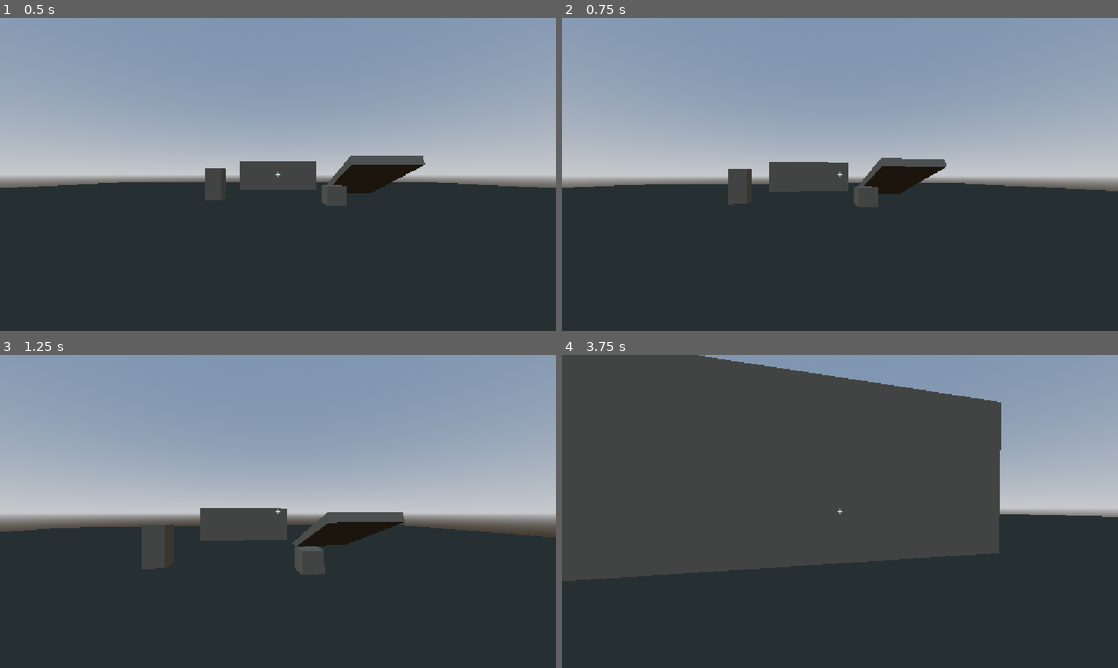
Above: before the commit, frames 1-4 (two rows, left to right).
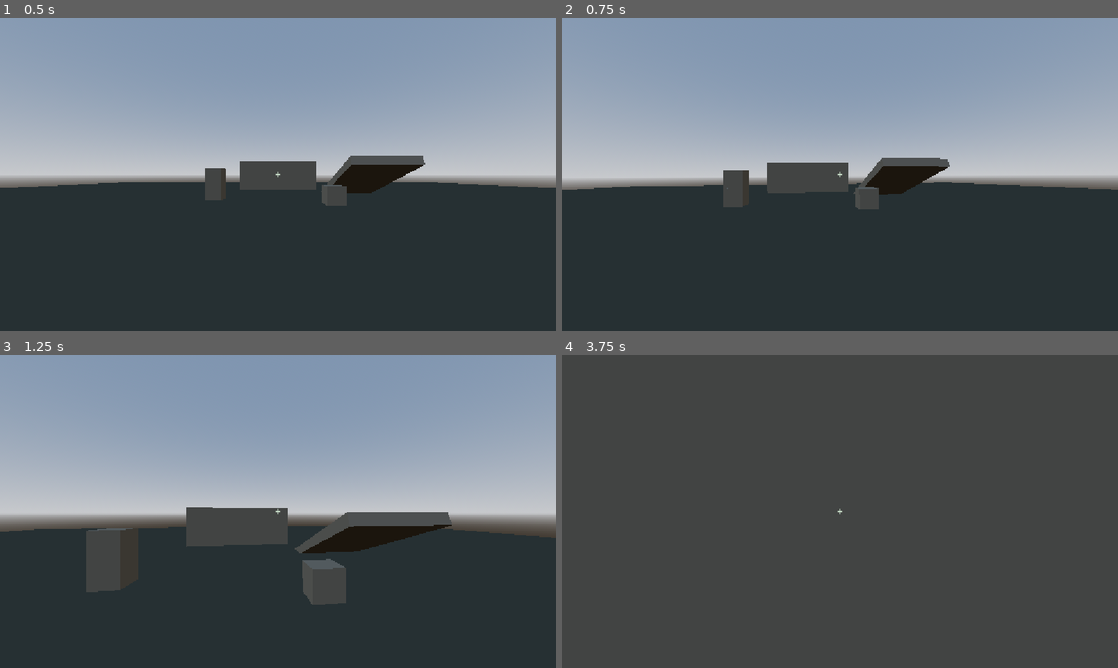
Above: after the commit, the same moments.

Repository: AlvinPlayz23/gs2
Game: Godot game, scene res://scenes/main.tscn
Two runs of this game, one before a commit and one after it. Both use one fixed random seed, a clock stepped at 60 frames per second and the inputs below.
Inputs (mouse positions are in pixels of both pictures, inside the frame that each line leads up to):
- Up to frame 1 (0.5 s): no input
- Up to frame 2 (0.75 s): tap Enter at 0.5 s; move the mouse to (867, 174) at 0.52 s; hold W (move_forward) from 0.53 s (still down); hold Shift (sprint) from 0.53 s (still down)
- Up to frame 3 (1.25 s): keep holding W (move_forward); keep holding Shift (sprint); tap Space (jump) at 0.77 s
- Up to frame 4 (3.75 s): keep holding W (move_forward); move the mouse to (812, 511) at 1.27 s; release Shift (sprint) at 1.28 s; tap Ctrl (crouch) at 1.35 s; tap Space (jump) at 1.52, 3.02 s; tap Shift (sprint) at 1.55, 2.85 s; move the mouse to (851, 505) at 2.02 s; hold Shift (sprint) 2.03-2.78 s; move the mouse to (834, 517) at 2.77 s; move the mouse to (878, 514) at 3.52 s; hold Ctrl (crouch) from 3.53 s (still down)

Frame 1 is identical in both runs. In frame 2, 0.7% of the frame differs, in the area x 0-100%, y 44-62%; in frame 3, 5.2%; in frame 4, 51%, in the area x 0-100%, y 0-100%.

Commit message:
movement polish + viewmodel-asset-pistol

Diff:
--- a/scripts/player.gd
+++ b/scripts/player.gd
@@ -10,6 +10,10 @@
 ## Crouch  Ctrl or C
 ## Escape  Release the mouse cursor (click the window to capture it again)
 ## [/codeblock]
+##
+## The camera also bobs and sways while walking, imitating how a real head moves
+## with each footstep. This is purely cosmetic: it never changes where the player
+## walks, what they collide with, or where they are looking.
 
 ## Horizontal speed in metres per second while walking.
 @export var walk_speed: float = 5.0
@@ -20,12 +24,14 @@
 ## Upward velocity applied when jumping, in metres per second. Combined with the
 ## project gravity of 20 m/s² this clears a little over one metre.
 @export var jump_velocity: float = 6.6
-## How fast the player reaches the desired speed while on the ground.
-@export var ground_acceleration: float = 12.0
+## How fast the player speeds up and changes direction while on the ground.
+## Higher values make the controls feel more direct and less "icy".
+@export var ground_acceleration: float = 30.0
 ## How fast the player reaches the desired speed while airborne.
 @export var air_acceleration: float = 3.0
-## How fast the player slides to a stop when no movement key is held.
-@export var ground_friction: float = 14.0
+## How fast the player slows to a stop when no movement key is held. Raise this
+## if the floor still feels slippery after letting go of the movement keys.
+@export var ground_friction: float = 60.0
 ## Mouse look sensitivity in radians per pixel of mouse movement.
 @export var mouse_sensitivity: float = 0.0025
 ## Maximum camera pitch, in degrees.
@@ -33,6 +39,31 @@
 ## Seconds spent blending between the standing and the crouched pose.
 @export var crouch_transition_time: float = 0.15
 
+@export_group("Camera Shake")
+## When disabled the camera stays perfectly still, even while walking.
+@export var camera_shake_enabled: bool = true
+## Distance in metres covered during one full shake cycle (a left step plus a
+## right step). Smaller values make the shake faster and busier.
+@export_range(0.5, 10.0, 0.1, "suffix:m") var bob_stride_length: float = 3.4
+## How far the camera rises and dips, in metres. Humans bob twice per cycle, so
+## the camera dips once per footstep.
+@export_range(0.0, 0.2, 0.005, "suffix:m") var bob_vertical_amount: float = 0.035
+## How far the camera sways from side to side, in metres.
+@export_range(0.0, 0.2, 0.005, "suffix:m") var bob_lateral_amount: float = 0.025
+## How far the camera tilts left and right, in degrees.
+@export_range(0.0, 5.0, 0.05, "suffix:°") var bob_roll_amount: float = 0.4
+## How far the camera nods up and down, in degrees.
+@export_range(0.0, 5.0, 0.05, "suffix:°") var bob_pitch_amount: float = 0.12
+## How quickly the shake fades in and out, so it never pops when starting or
+## stopping. Higher values snap faster.
+@export_range(0.5, 30.0, 0.5) var bob_fade_speed: float = 5.0
+
+## Movement slower than this does not shake the camera at all.
+const MIN_SHAKE_SPEED: float = 0.1
+## The shake never gets stronger than this multiple, so sprinting shakes 1.6x
+## as hard as walking at [member walk_speed].
+const MAX_SHAKE_WEIGHT: float = 1.6
+
 ## Full height of the collision capsule while standing, in metres.
 const STAND_HEIGHT: float = 1.8
 ## Full height of the collision capsule while crouching, in metres.
@@ -41,11 +72,19 @@
 const EYE_OFFSET_FROM_TOP: float = 0.2
 
 @onready var head: Node3D = $Head
+@onready var camera: Camera3D = $Head/Camera3D
 @onready var collision_shape: CollisionShape3D = $CollisionShape3D
 
 ## How far the current pose is between standing (0.0) and crouched (1.0).
 var _crouch_amount: float = 0.0
 var _capsule: CapsuleShape3D
+## Stride phase in radians, advanced by the distance the player travels.
+var _bob_phase: float = 0.0
+## How strongly the shake is applied right now (0.0 still, 1.0 walking).
+var _bob_weight: float = 0.0
+## The camera transform with no shake, restored whenever the player is still.
+var _camera_rest_position: Vector3
+var _camera_rest_rotation: Vector3
 
 
 func _ready() -> void:
@@ -54,6 +93,9 @@
 	else:
 		push_warning("Player expects a CapsuleShape3D on its CollisionShape3D.")
 	_apply_pose()
+	# Remember where the camera sits so the shake can always return to neutral.
+	_camera_rest_position = camera.position
+	_camera_rest_rotation = camera.rotation
 	# Grab the mouse right away so looking around works without clicking first.
 	Input.mouse_mode = Input.MOUSE_MODE_CAPTURED
 
@@ -78,6 +120,8 @@
 	_apply_gravity(delta)
 	_apply_movement(delta)
 	move_and_slide()
+	# Run last so the shake uses this step's floor state and final speed.
+	_update_camera_shake(delta)
 
 
 ## Returns [code]true[/code] while the player is not fully standing.
@@ -112,6 +156,12 @@
 			planar_velocity = planar_velocity.move_toward(Vector3.ZERO, ground_friction * delta)
 	else:
 		var acceleration := ground_acceleration if is_on_floor() else air_acceleration
+		if is_on_floor() and planar_velocity.dot(direction) < 0.0:
+			# Pushing against the direction we are already travelling brakes as
+			# hard as releasing the keys does, so a quick turnaround with the
+			# mouse (a 180° flick while still holding W, say) snaps around
+			# instead of carving a wide, slippery arc.
+			acceleration = maxf(acceleration, ground_friction)
 		var target_velocity := direction * _target_speed()
 		planar_velocity = planar_velocity.move_toward(target_velocity, acceleration * delta)
 
@@ -154,3 +204,46 @@
 	if motion.is_zero_approx():
 		return true
 	return not test_move(global_transform, motion)
+
+
+## Shakes the camera the way a real head moves while walking. It only ever
+## touches the [Camera3D] transform, so movement, collision and aiming are
+## completely unaffected.
+func _update_camera_shake(delta: float) -> void:
+	if not camera_shake_enabled:
+		_bob_weight = 0.0
+		camera.position = _camera_rest_position
+		camera.rotation = _camera_rest_rotation
+		return
+
+	var planar_speed := Vector2(velocity.x, velocity.z).length()
+	var walking := is_on_floor() and planar_speed > MIN_SHAKE_SPEED
+
+	var target_weight := 0.0
+	if walking:
+		# Sprinting shakes harder than walking, but only up to MAX_SHAKE_WEIGHT.
+		target_weight = clampf(planar_speed / walk_speed, 0.0, MAX_SHAKE_WEIGHT)
+	# Fade in and out so the shake never pops when the player starts or stops.
+	_bob_weight = move_toward(_bob_weight, target_weight, bob_fade_speed * delta)
+
+	if walking:
+		# Drive the stride from distance travelled rather than time, so the
+		# rhythm always matches the real speed and stops the instant the player
+		# does, instead of running on like a timer.
+		var stride_length := maxf(bob_stride_length, 0.01)
+		_bob_phase = fmod(_bob_phase + (planar_speed / stride_length) * TAU * delta, TAU)
+
+	# A human head dips twice per stride (once per footstep) and sways from side
+	# to side once per stride, tilting slightly as the weight shifts between legs.
+	var dip := -cos(_bob_phase * 2.0)
+	var sway := sin(_bob_phase)
+	var weight := _bob_weight
+
+	camera.position = _camera_rest_position + Vector3(
+		sway * bob_lateral_amount * weight,
+		dip * bob_vertical_amount * weight,
+		0.0)
+	camera.rotation = _camera_rest_rotation + Vector3(
+		sin(_bob_phase * 2.0) * deg_to_rad(bob_pitch_amount) * weight,
+		0.0,
+		-sway * deg_to_rad(bob_roll_amount) * weight)
--- a/tests/controller_smoke_test.gd
+++ b/tests/controller_smoke_test.gd
@@ -80,16 +80,24 @@
 	var start: Vector3 = player.global_position
 	Input.action_press("move_forward")
 	await wait_frames(30)
-	Input.action_release("move_forward")
 	var forward_delta: Vector3 = player.global_position - start
 	print("   forward delta %s" % forward_delta)
 	_expect(forward_delta.z < -1.0, "W walks the player towards -Z")
 	_expect(absf(forward_delta.y) < 0.1, "the player stays on the floor while walking")
 
-	# --- friction ---------------------------------------------------------
-	await wait_frames(30)
+	# --- releasing W must brake, not slide --------------------------------
+	var speed_at_release := Vector2(player.velocity.x, player.velocity.z).length()
+	var release_position: Vector3 = player.global_position
+	Input.action_release("move_forward")
+	await wait_frames(30)
+	var slide_distance := Vector2(
+		player.global_position.x - release_position.x,
+		player.global_position.z - release_position.z).length()
 	var speed_after_stop := Vector2(player.velocity.x, player.velocity.z).length()
-	_expect(speed_after_stop < 0.05, "the player stops with no key held (%.3f m/s)" % speed_after_stop)
+	print("   released at %.2f m/s, slid %.3f m before stopping" % [speed_at_release, slide_distance])
+	_expect(speed_at_release > 4.5, "the key was released at walking speed")
+	_expect(slide_distance < 0.35, "releasing W brakes instead of sliding (%.3f m)" % slide_distance)
+	_expect(speed_after_stop < 0.05, "the player is stopped half a second later (%.3f m/s)" % speed_after_stop)
 
 	# --- D: strafing ------------------------------------------------------
 	start = player.global_position
@@ -168,6 +176,63 @@
 
 	# --- the player must not fall through the floor -----------------------
 	_expect(player.is_on_floor() and player.global_position.y > -1.0, "the player is still above the floor")
+
+	# --- walking camera shake (must only move the camera) ------------------
+	var camera: Camera3D = player.get_node("Head/Camera3D")
+	await wait_frames(60)
+	_expect(camera.position.length() < 0.001, "the camera is perfectly still while standing")
+	var body_before_shake: Vector3 = player.global_position
+	var peak_up := 0.0
+	var peak_down := 0.0
+	var peak_sway := 0.0
+	var peak_roll := 0.0
+	Input.action_press("move_forward")
+	for i in 90:
+		await physics_frame
+		peak_up = maxf(peak_up, camera.position.y)
+		peak_down = minf(peak_down, camera.position.y)
+		peak_sway = maxf(peak_sway, absf(camera.position.x))
+		peak_roll = maxf(peak_roll, absf(camera.rotation.z))
+	Input.action_release("move_forward")
+	var travel: float = (player.global_position - body_before_shake).z
+	print("   shake: up %.4f m, down %.4f m, sway %.4f m, roll %.3f deg" % [
+		peak_up, peak_down, peak_sway, rad_to_deg(peak_roll)])
+	print("   body travelled %.2f m during the shake" % travel)
+	_expect(peak_up > 0.005, "the camera bobs up while walking")
+	_expect(peak_down < -0.005, "the camera dips down while walking (once per footstep)")
+	_expect(peak_sway > 0.005, "the camera sways side to side while walking")
+	_expect(peak_roll > 0.001, "the camera tilts slightly while walking")
+	_expect(travel < -4.0, "the player walks normally and is not slowed by the shake")
+
+	# --- the shake stops cleanly and never drifts --------------------------
+	await wait_frames(60)
+	print("   after stopping: offset %.5f m, roll %.4f deg" % [
+		camera.position.length(), rad_to_deg(absf(camera.rotation.z))])
+	_expect(camera.position.length() < 0.0005, "the camera returns exactly to neutral when stopped")
+	_expect(absf(camera.rotation.x) < 0.0001 and absf(camera.rotation.z) < 0.0001, "the camera rotation returns to neutral")
+
+	# --- sprinting, then a quick mouse flick, must not slide ---------------
+	# The exact reported scenario: sprint, let go of the keys and whip the view
+	# around. Move to open floor first so nothing else interferes.
+	player.global_position = Vector3(0, 0.1, 20)
+	player.velocity = Vector3.ZERO
+	await wait_frames(10)
+	Input.action_press("move_forward")
+	Input.action_press("sprint")
+	await wait_frames(60)
+	var sprint_release_speed := Vector2(player.velocity.x, player.velocity.z).length()
+	var flick_position: Vector3 = player.global_position
+	Input.action_release("move_forward")
+	Input.action_release("sprint")
+	player.rotate_y(PI * 0.5)
+	await wait_frames(30)
+	var flick_slide := Vector2(
+		player.global_position.x - flick_position.x,
+		player.global_position.z - flick_position.z).length()
+	print("   sprint release at %.2f m/s, slid %.3f m after a 90 degree flick" % [sprint_release_speed, flick_slide])
+	_expect(sprint_release_speed > 7.0, "the player was sprinting when the keys were released")
+	_expect(flick_slide < 0.7, "sprinting then turning with the mouse does not slide (%.3f m)" % flick_slide)
+	_expect(Vector2(player.velocity.x, player.velocity.z).length() < 0.05, "the player is fully stopped after the flick")
 	world.free()
 
 
Not shown, added: assets/models/viewmodel_9mm_pistol/license.txt
Not shown, added: assets/models/viewmodel_9mm_pistol/scene.bin
Not shown, added: assets/models/viewmodel_9mm_pistol/scene.gltf
Not shown, added: assets/models/viewmodel_9mm_pistol/scene.gltf.import
Binary file added: assets/models/viewmodel_9mm_pistol/textures/Body_baseColor.jpeg
Not shown, added: assets/models/viewmodel_9mm_pistol/textures/Body_baseColor.jpeg.import
Binary file added: assets/models/viewmodel_9mm_pistol/textures/Body_metallicRoughness.png
Not shown, added: assets/models/viewmodel_9mm_pistol/textures/Body_metallicRoughness.png.import
Binary file added: assets/models/viewmodel_9mm_pistol/textures/Body_normal.png
Not shown, added: assets/models/viewmodel_9mm_pistol/textures/Body_normal.png.import
Binary file added: assets/models/viewmodel_9mm_pistol/textures/Gloves_baseColor.png
Not shown, added: assets/models/viewmodel_9mm_pistol/textures/Gloves_baseColor.png.import
(and 39 more such lines)
